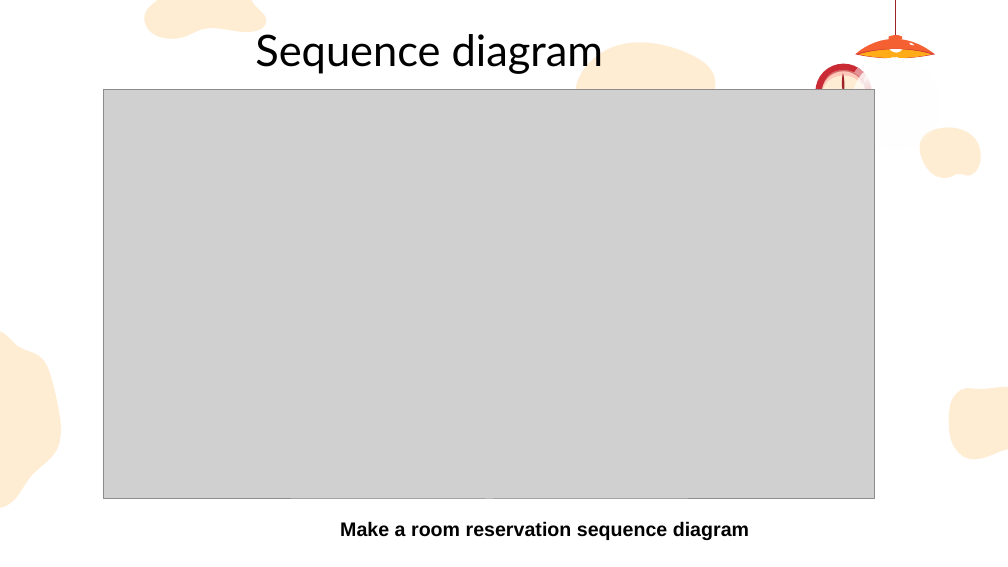
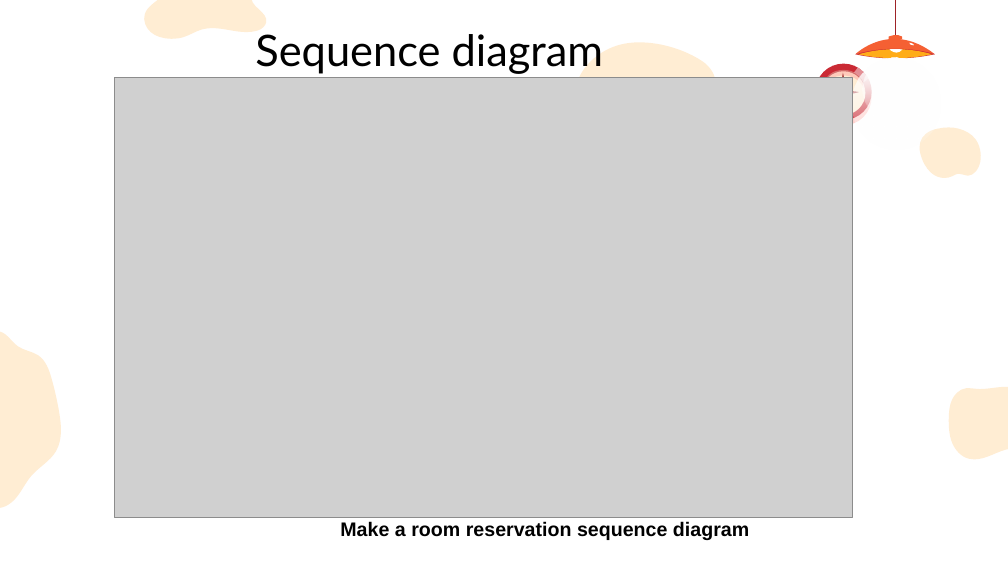
Before and after one commit to amakarudze/bnb, a slide deck: slide 9 of seminar-series-documentation/PA2550_DEMO.pptx (slide 8 before the commit). Drawn at 1008x567 pixels with LibreOffice and Linux fonts; fonts in the diff are those of the drawing; grey boxes stand for pictures; background and template pictures are left out. Boxes give left, top, right and bottom in pixels: in the first picture for what was removed or moved away, otherwise in the second. Text is boxed around its words. In the diff, an @@ line names an element or a change of style, - is before the commit and + after.

```diff
--- a/seminar-series-documentation/PA2550_DEMO.pptx
+++ b/seminar-series-documentation/PA2550_DEMO.pptx
@@ picture: place and size @@
-picture at box(104, 90, 875, 499)
+picture at box(114, 78, 852, 517)
@@ freeform shape at box(815, 69, 872, 125): fill #FFABA4 at 54% opacity to #FFABA4 at 53% opacity @@
@@ freeform shape at box(822, 70, 865, 93): fill #FFABA4 at 54% opacity to #FFABA4 at 53% opacity @@
@@ freeform shape at box(824, 68, 868, 115): fill #FFFFFF at 49% opacity to #FFFFFF at 48% opacity @@
```
Also in this commit, not shown: 9 other slides changed, 6 slides added, 4 slides removed, 5 other files.
